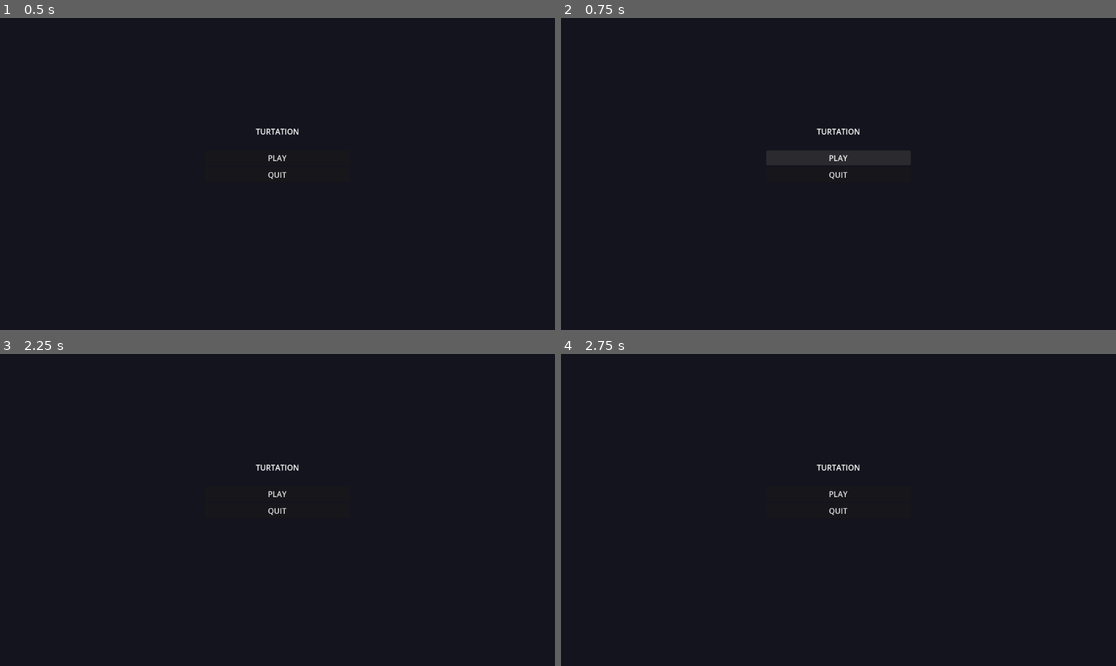
Above: before the commit, frames 1-4 (two rows, left to right).
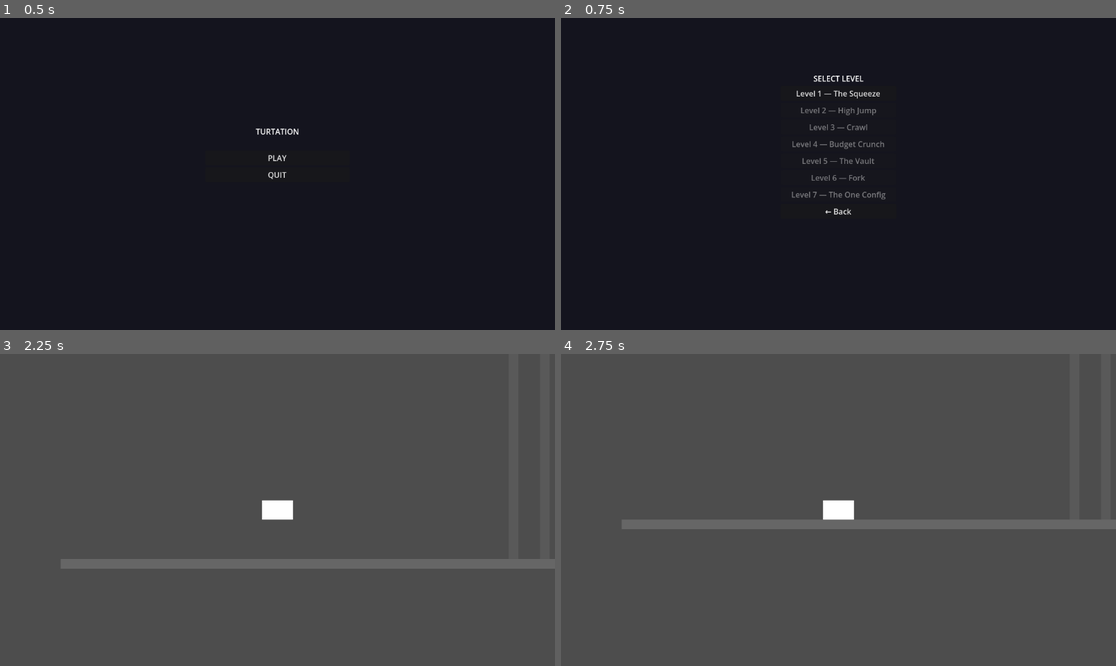
Above: after the commit, the same moments.

Repository: escpad/mutaturtle
Game: Godot game, scene res://scenes/main_menu.tscn
The game is run twice, just before and just after one commit, with the same random seed, the same clock (stepped at 60 frames per second) and the same inputs.
Inputs (mouse positions are in pixels of both pictures, inside the frame that each line leads up to):
- Up to frame 1 (0.5 s): no input
- Up to frame 2 (0.75 s): click "PLAY" at 0.5 s
- Up to frame 3 (2.25 s): click (277, 494) at 1.25 s, where only the run before the commit has a clickable "PLAY"; click (277, 428) at 2 s, where only the run after the commit has a clickable "Level 1 — The Squeeze"
- Up to frame 4 (2.75 s): no input

Frame 1 is identical in both runs. In frame 2, 1.0% of the frame differs, in the area x 41-59%, y 18-64%; in frame 3, 100%, in the area x 0-100%, y 0-100%; in frame 4, 100%.

Commit message:
added: first level working

Diff:
--- /dev/null
+++ b/scenes/levels/level_1.tscn
@@ -0,0 +1,57 @@
+[gd_scene format=3 uid="uid://level1_sc01"]
+
+[ext_resource type="Script" path="res://scripts/level.gd" id="1_lvlscr"]
+[ext_resource type="PackedScene" uid="uid://xm0ihfoe880s" path="res://scenes/turtle.tscn" id="2_turtle"]
+[ext_resource type="PackedScene" uid="uid://bm3k7kapq4nt1" path="res://scenes/mutate_menu.tscn" id="3_menu"]
+[ext_resource type="PackedScene" uid="uid://goal_sc01" path="res://scenes/goal.tscn" id="4_goal"]
+
+[sub_resource type="RectangleShape2D" id="RS_floor"]
+size = Vector2(2000, 20)
+
+[sub_resource type="RectangleShape2D" id="RS_wall_l"]
+size = Vector2(20, 570)
+
+[sub_resource type="RectangleShape2D" id="RS_wall_r"]
+size = Vector2(20, 570)
+
+[node name="Level1" type="Node2D"]
+script = ExtResource("1_lvlscr")
+level_num = 1
+
+[node name="Turtle" parent="." instance=ExtResource("2_turtle")]
+position = Vector2(200, 450)
+
+[node name="MutateMenuLayer" parent="." instance=ExtResource("3_menu")]
+
+[node name="Goal" parent="." instance=ExtResource("4_goal")]
+position = Vector2(1050, 555)
+
+[node name="Floor" type="StaticBody2D" parent="."]
+position = Vector2(750, 580)
+
+[node name="CollisionShape2D" type="CollisionShape2D" parent="Floor"]
+shape = SubResource("RS_floor")
+
+[node name="Visual" type="Polygon2D" parent="Floor"]
+polygon = PackedVector2Array(-1000, -10, 1000, -10, 1000, 10, -1000, 10)
+color = Color(0.4, 0.4, 0.4, 1)
+
+[node name="LeftWall" type="StaticBody2D" parent="."]
+position = Vector2(690, 285)
+
+[node name="CollisionShape2D" type="CollisionShape2D" parent="LeftWall"]
+shape = SubResource("RS_wall_l")
+
+[node name="Visual" type="Polygon2D" parent="LeftWall"]
+polygon = PackedVector2Array(-10, -285, 10, -285, 10, 285, -10, 285)
+color = Color(0.35, 0.35, 0.35, 1)
+
+[node name="RightWall" type="StaticBody2D" parent="."]
+position = Vector2(755, 285)
+
+[node name="CollisionShape2D" type="CollisionShape2D" parent="RightWall"]
+shape = SubResource("RS_wall_r")
+
+[node name="Visual" type="Polygon2D" parent="RightWall"]
+polygon = PackedVector2Array(-10, -285, 10, -285, 10, 285, -10, 285)
+color = Color(0.35, 0.35, 0.35, 1)
--- a/scenes/main_menu.tscn
+++ b/scenes/main_menu.tscn
@@ -38,3 +38,6 @@
 [node name="Quit" type="Button" parent="VBox"]
 layout_mode = 2
 text = "QUIT"
+
+[connection signal="pressed" from="VBox/Play" to="." method="_on_play_pressed"]
+[connection signal="pressed" from="VBox/Quit" to="." method="_on_quit_pressed"]
--- a/scenes/stage_select.tscn
+++ b/scenes/stage_select.tscn
@@ -58,3 +58,5 @@
 [node name="Back" type="Button" parent="VBox"]
 layout_mode = 2
 text = "← Back"
+
+[connection signal="pressed" from="VBox/Back" to="." method="_on_back_pressed"]
--- a/scenes/turtle.tscn
+++ b/scenes/turtle.tscn
@@ -15,3 +15,5 @@
 offset_top = -10.0
 offset_right = 10.0
 offset_bottom = 10.0
+
+[node name="Camera2D" type="Camera2D" parent="."]
--- a/scripts/level.gd
+++ b/scripts/level.gd
@@ -24,7 +24,7 @@
 			GameManager.go_to_stage_select()
 
 func _toggle_menu() -> void:
-	var opening := not mutate_menu.visible
+	var opening = not mutate_menu.visible
 	mutate_menu.visible = opening
 	get_tree().paused   = opening
 
